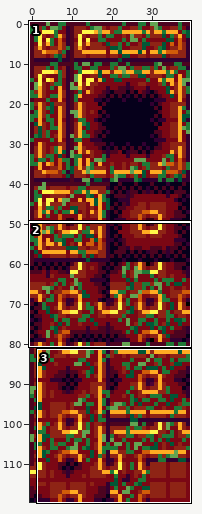
Edited in one commit: sprite sheet (data/assets/tile/tile_temple2.png). Above, an overview of the earlier version with the close-up marked.
Close-up. Old version:
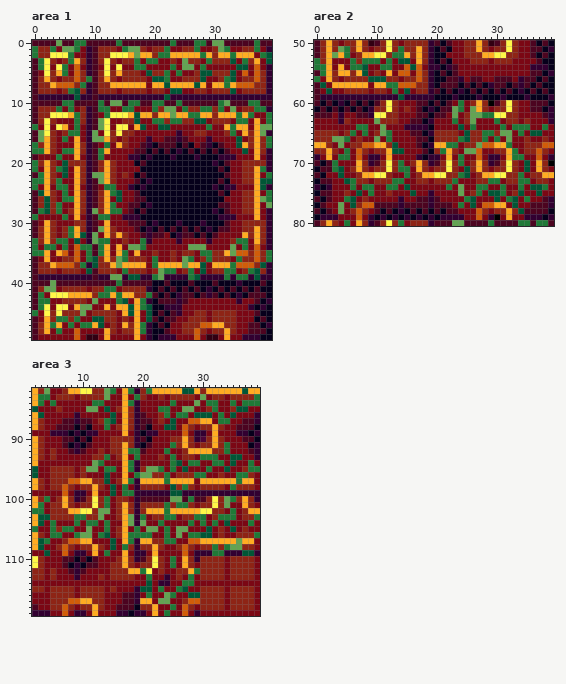
The file is 40x120 pixels. Shown: area 1: x 0..39, y 0..49; area 2: x 0..39, y 50..80; area 3: x 2..39, y 82..119.
And afterwards:
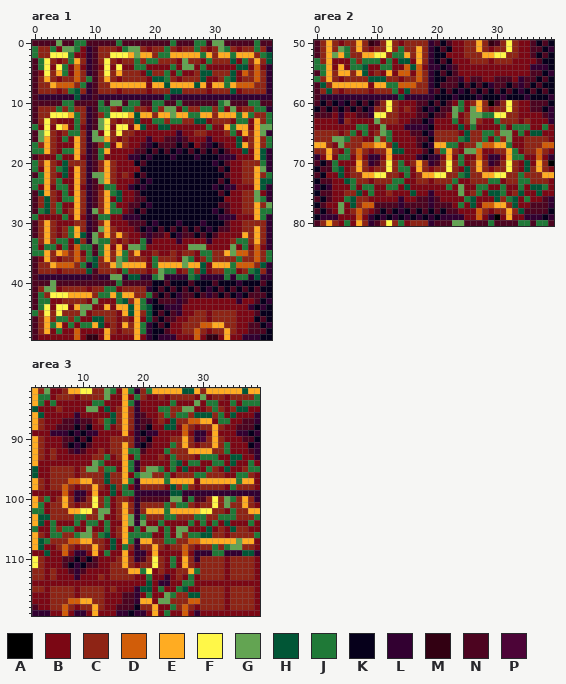
Palette (. is transparent): A #000000  B #7b0714  C #8e2415  D #d15d09  E #ffac22  F #fff748  G #63a452  H #015636  J #1f7937  K #06001b  L #320031  M #320012  N #4c0420  P #4c0437
The edit:
Changed rows in their new state; - is an unchanged pixel.
Area 1:
first column x 1:
 1 ----------------------C----C----C----C-
 2 ------------------------------------C--
 3 -----------------C--CC---------------C-
 5 -----------------------------------C---
 6 ----------------------C----------------
 8 ---------------------C--CC-------------
11 ----C-C-----C---CC---------------------
12 ----------C-------------------------CC-
13 ------------C------------------------C-
15 -------C-------------------------------
16 -------C-------------------------------
17 ----------C----------------------------
18 -------------------------------------H-
19 -------------------------------------H-
20 -------------------------------------J-
21 -------------------------------------G-
22 -------------------------------------C-
25 ------------------------------------G-L
26 ------------------------------------GJL
27 -------------------------------------C-
28 -------------------------------------JJ
29 -------------------------------------J-
30 C---------C----------------------------
32 ----------C----------------------------
33 -------C----C----------------------C---
35 --C--C------C--C-----------------------
36 --C----C------------CC----------C------
38 -------C------------------C------------
first column x 1:
42 -C----------------
43 ---------------C--
45 C----------------C
46 C-----------------
Area 2:
first column x 6:
52 C
first column x 1:
56 C---------------
57 -C--------------
58 C-C--------C---C
first column x 5:
63 ----------------------C---C------
66 -C----C-------------------C----CC
67 C--------------------------------
68 -C-------------------------------
71 -------------------------------C-
72 -C------C------------C--------C--
73 ---------------------C---------C-
75 -C-------------------------------
76 --C-----------------------C------
77 ---------------------------C-----
Area 3:
first column x 16:
 85 ---------CC------C
 86 C--------C--C---C-
 87 C---------CC------
first column x 5:
 92 --------------------CC----------
 93 ---------------------C----------
 95 --------C------------------C----
 96 ------CCC-CC--------------CC----
 97 ----------C---------------------
 98 -----------C--------------------
101 ------------------------------CC
102 -------------------------------C
103 ----------------C----C----C----C
105 -------------------------------C
106 --CC---C--------------C----C--C-
107 CC-----CC------------CC---------
108 --------------------C-----------
first column x 25:
116 -CC
117 CC-
118 -C-
